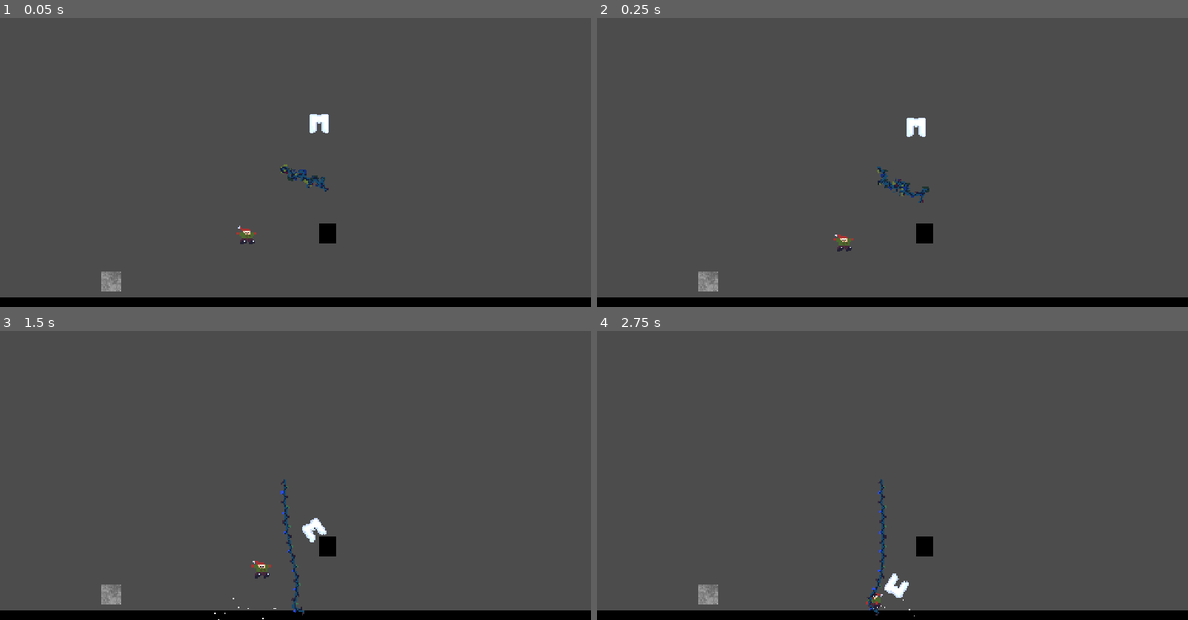
Above: before the commit, frames 1-4 (two rows, left to right).
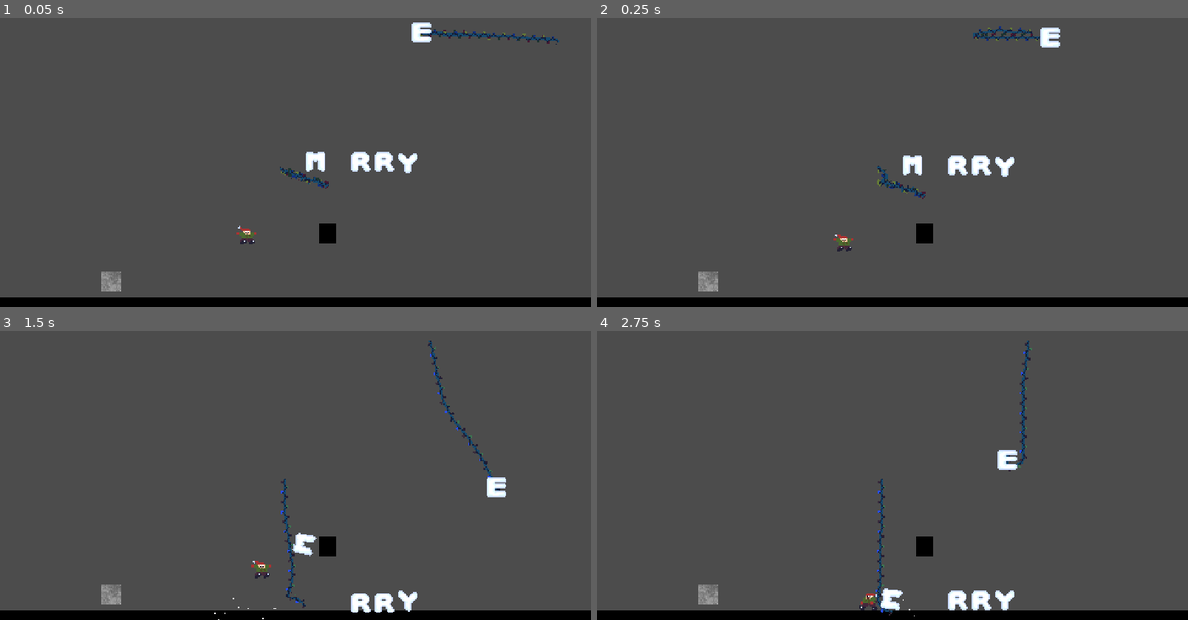
Above: after the commit, the same moments.

Repository: helpvisa/GodotChristmas2022
Game: Godot game, scene res://Scenes/Testing/TestScene.tscn
Same seed, same stepped clock (60 frames per second), same inputs: the game is played once before the commit and once after it. The project has no main scene, so this scene is started directly.
Inputs:
- Up to frame 1 (0.05 s): no input
- Up to frame 2 (0.25 s): no input
- Up to frame 3 (1.5 s): hold Right (move_right) from 0.53 s (still down); tap Space (jump) at 0.77 s
- Up to frame 4 (2.75 s): tap Space (jump) at 1.52 s; release Right (move_right) at 2.03 s; hold Left (move_left) from 2.03 s (still down)

The runs differ from the first frame. In frame 1, 1.6% of the frame differs, in the area x 47-95%, y 1-61%; in frame 2, 1.6%; in frame 3, 1.6%; in frame 4, 1.7%, in the area x 44-74%, y 3-99%.

Commit message:
added ability to hang objects from rope, improved player collision with rigidbodies

Diff:
--- /dev/null
+++ b/Scenes/Letters/E.tscn
@@ -0,0 +1,37 @@
+[gd_scene load_steps=5 format=2]
+
+[ext_resource path="res://Sprites/Lettering/Letters.png" type="Texture" id=1]
+
+[sub_resource type="RectangleShape2D" id=9]
+extents = Vector2( 3.5, 8 )
+
+[sub_resource type="RectangleShape2D" id=10]
+extents = Vector2( 4.5, 2 )
+
+[sub_resource type="RectangleShape2D" id=11]
+extents = Vector2( 4.5, 2.5 )
+
+[node name="E" type="RigidBody2D"]
+
+[node name="Sprite" type="Sprite" parent="."]
+texture = ExtResource( 1 )
+hframes = 2
+vframes = 2
+frame = 1
+region_rect = Rect2( 0, 0, 16, 16 )
+
+[node name="CollisionShape2D2" type="CollisionShape2D" parent="."]
+position = Vector2( -4.5, 0 )
+shape = SubResource( 9 )
+
+[node name="CollisionShape2D" type="CollisionShape2D" parent="."]
+position = Vector2( 3.5, -6 )
+shape = SubResource( 10 )
+
+[node name="CollisionShape2D3" type="CollisionShape2D" parent="."]
+position = Vector2( 3.5, -1 )
+shape = SubResource( 10 )
+
+[node name="CollisionShape2D4" type="CollisionShape2D" parent="."]
+position = Vector2( 3.5, 5.5 )
+shape = SubResource( 11 )
--- /dev/null
+++ b/Scenes/Letters/M.tscn
@@ -0,0 +1,29 @@
+[gd_scene load_steps=4 format=2]
+
+[ext_resource path="res://Sprites/Lettering/Letters.png" type="Texture" id=1]
+
+[sub_resource type="RectangleShape2D" id=9]
+extents = Vector2( 3, 8 )
+
+[sub_resource type="RectangleShape2D" id=10]
+extents = Vector2( 2, 3.5 )
+
+[node name="M" type="RigidBody2D"]
+
+[node name="Sprite" type="Sprite" parent="."]
+texture = ExtResource( 1 )
+hframes = 2
+vframes = 2
+region_rect = Rect2( 0, 0, 16, 16 )
+
+[node name="CollisionShape2D2" type="CollisionShape2D" parent="."]
+position = Vector2( -5, 0 )
+shape = SubResource( 9 )
+
+[node name="CollisionShape2D3" type="CollisionShape2D" parent="."]
+position = Vector2( 5, 0 )
+shape = SubResource( 9 )
+
+[node name="CollisionShape2D" type="CollisionShape2D" parent="."]
+position = Vector2( 0, -3.5 )
+shape = SubResource( 10 )
--- /dev/null
+++ b/Scenes/Letters/R.tscn
@@ -0,0 +1,33 @@
+[gd_scene load_steps=5 format=2]
+
+[ext_resource path="res://Sprites/Lettering/Letters.png" type="Texture" id=1]
+
+[sub_resource type="RectangleShape2D" id=9]
+extents = Vector2( 3.5, 8 )
+
+[sub_resource type="CircleShape2D" id=10]
+radius = 6.0
+
+[sub_resource type="RectangleShape2D" id=11]
+extents = Vector2( 3.5, 3 )
+
+[node name="R" type="RigidBody2D"]
+
+[node name="Sprite" type="Sprite" parent="."]
+texture = ExtResource( 1 )
+hframes = 2
+vframes = 2
+frame = 2
+region_rect = Rect2( 0, 0, 16, 16 )
+
+[node name="CollisionShape2D2" type="CollisionShape2D" parent="."]
+position = Vector2( -4.5, 0 )
+shape = SubResource( 9 )
+
+[node name="CollisionShape2D" type="CollisionShape2D" parent="."]
+position = Vector2( 1, -2 )
+shape = SubResource( 10 )
+
+[node name="CollisionShape2D3" type="CollisionShape2D" parent="."]
+position = Vector2( 4.5, 5 )
+shape = SubResource( 11 )
--- /dev/null
+++ b/Scenes/Letters/Y.tscn
@@ -0,0 +1,33 @@
+[gd_scene load_steps=5 format=2]
+
+[ext_resource path="res://Sprites/Lettering/Letters.png" type="Texture" id=1]
+
+[sub_resource type="RectangleShape2D" id=9]
+extents = Vector2( 3, 6 )
+
+[sub_resource type="CircleShape2D" id=10]
+radius = 4.52769
+
+[sub_resource type="CircleShape2D" id=11]
+radius = 4.52769
+
+[node name="Y" type="RigidBody2D"]
+
+[node name="Sprite" type="Sprite" parent="."]
+texture = ExtResource( 1 )
+hframes = 2
+vframes = 2
+frame = 3
+region_rect = Rect2( 0, 0, 16, 16 )
+
+[node name="CollisionShape2D2" type="CollisionShape2D" parent="."]
+position = Vector2( 0, 2 )
+shape = SubResource( 9 )
+
+[node name="CollisionShape2D" type="CollisionShape2D" parent="."]
+position = Vector2( -4.5, -3.5 )
+shape = SubResource( 10 )
+
+[node name="CollisionShape2D3" type="CollisionShape2D" parent="."]
+position = Vector2( 4.5, -3.5 )
+shape = SubResource( 11 )
--- a/Scenes/Testing/TestScene.tscn
+++ b/Scenes/Testing/TestScene.tscn
@@ -1,9 +1,12 @@
-[gd_scene load_steps=14 format=2]
+[gd_scene load_steps=15 format=2]
 
 [ext_resource path="res://Scenes/Player/Player.tscn" type="PackedScene" id=1]
 [ext_resource path="res://Scripts/Triggers/MultipurposeTrigger.gd" type="Script" id=2]
 [ext_resource path="res://Scenes/Decoration/Lights_Rope.tscn" type="PackedScene" id=3]
-[ext_resource path="res://Sprites/Lettering/Letters.png" type="Texture" id=4]
+[ext_resource path="res://Scenes/Letters/Y.tscn" type="PackedScene" id=4]
+[ext_resource path="res://Scenes/Letters/R.tscn" type="PackedScene" id=5]
+[ext_resource path="res://Scenes/Letters/M.tscn" type="PackedScene" id=6]
+[ext_resource path="res://Scenes/Letters/E.tscn" type="PackedScene" id=7]
 
 [sub_resource type="RectangleShape2D" id=1]
 
@@ -26,12 +29,6 @@
 width = 16
 height = 16
 noise = SubResource( 7 )
-
-[sub_resource type="RectangleShape2D" id=9]
-extents = Vector2( 3, 8 )
-
-[sub_resource type="RectangleShape2D" id=10]
-extents = Vector2( 2, 3.5 )
 
 [node name="TestScene" type="Node2D"]
 
@@ -71,7 +68,7 @@
 collision_layer = 0
 collision_mask = 32768
 script = ExtResource( 2 )
-toAffect = [ NodePath("../../Ropes/Rope") ]
+toAffect = [ NodePath("../../Ropes/Rope"), NodePath("../../Text/Rope") ]
 
 [node name="CollisionShape2D" type="CollisionShape2D" parent="Triggers/Area2D"]
 shape = SubResource( 6 )
@@ -85,25 +82,24 @@
 position = Vector2( 231, 159 )
 
 [node name="Text" type="Node2D" parent="."]
+position = Vector2( 79, 26 )
 
-[node name="M" type="RigidBody2D" parent="Text"]
-position = Vector2( 259, 121 )
-contacts_reported = 3
-contact_monitor = true
+[node name="Rope" parent="Text" instance=ExtResource( 3 )]
+position = Vector2( 271, 21 )
+objectToHang = NodePath("../M2")
+offsetDirection = Vector2( 2, 0.1 )
 
-[node name="Sprite" type="Sprite" parent="Text/M"]
-texture = ExtResource( 4 )
-region_enabled = true
-region_rect = Rect2( 0, 0, 16, 16 )
+[node name="M2" parent="Text" instance=ExtResource( 7 )]
+position = Vector2( 197, 43 )
 
-[node name="CollisionShape2D2" type="CollisionShape2D" parent="Text/M"]
-position = Vector2( -5, 0 )
-shape = SubResource( 9 )
+[node name="M" parent="Text" instance=ExtResource( 6 )]
+position = Vector2( 177, 126 )
 
-[node name="CollisionShape2D3" type="CollisionShape2D" parent="Text/M"]
-position = Vector2( 5, 0 )
-shape = SubResource( 9 )
+[node name="M3" parent="Text" instance=ExtResource( 5 )]
+position = Vector2( 214, 126 )
 
-[node name="CollisionShape2D" type="CollisionShape2D" parent="Text/M"]
-position = Vector2( 0, -3.5 )
-shape = SubResource( 10 )
+[node name="M4" parent="Text" instance=ExtResource( 5 )]
+position = Vector2( 233, 126 )
+
+[node name="M5" parent="Text" instance=ExtResource( 4 )]
+position = Vector2( 252, 127 )
--- a/Scripts/Input/Player/PlayerController_2D.gd
+++ b/Scripts/Input/Player/PlayerController_2D.gd
@@ -71,9 +71,9 @@
 		var collision = get_slide_collision(i)
 		var body = collision.get_collider()
 		if (body is RigidBody2D):
-			#if collision.get_remainder().y < 0:
-			print(collision.get_angle())
-			if collision.get_angle() > 1:
+			if currentVelocity.y >= 3 and collision.get_angle() <= 1.55:
+				body.apply_impulse(collision.position - body.global_transform.origin, Vector2.DOWN * weight * gravity)
+			elif currentVelocity.y < 3 and collision.get_angle() > 1.55:
 				body.apply_impulse(collision.position - body.global_transform.origin, Vector2(playerInput.x * 10 + currentVelocity.x, 0))
 
 
--- a/Scripts/Verlet/VerletRope.gd
+++ b/Scripts/Verlet/VerletRope.gd
@@ -4,10 +4,15 @@
 # variable declarations
 export var startFirstPinned = true
 export var startLastPinned = true
+export(NodePath) var targetToFollow = null
+export(NodePath) var objectToHang = null
+var trackTarget = null
+var hangObject = null
 onready var firstPinned = startFirstPinned
 onready var lastPinned = startLastPinned
 export var startingPosition: Vector2 = Vector2(0,0)
 export var offsetDirection: Vector2 = Vector2(0,1)
+var finalPinPosition = Vector2.ZERO
 export var pinnedSlack = 1.8
 export var nodeDistance: float = 16
 
@@ -36,6 +41,17 @@
 # main body
 # on load
 func _ready():
+	# determine correct starting position
+	startingPosition = global_transform.origin
+	if (targetToFollow):
+		trackTarget = get_node(targetToFollow)
+		startingPosition = trackTarget.global_transform.origin
+	# determine correct position for final pin
+	if pinnedSlack == 0:
+		pinnedSlack = 0.01
+	finalPinPosition = startingPosition + (offsetDirection * (nodeDistance * ((nodes.size() - 1) / pinnedSlack)))
+
+
 	# create child nodes
 	for i in totalNodes:
 		var newNode = {"currentPosition": Vector2(), "oldPosition": Vector2(), "collisions": [], "isTouching": false}
@@ -43,6 +59,14 @@
 		newNode.currentPosition += (offsetDirection) * (nodeDistance * i)
 		newNode.oldPosition = newNode.currentPosition
 		nodes.push_back(newNode)
+
+
+	# get hanging object's id
+	if (objectToHang):
+		hangObject = get_node(objectToHang)
+		# set hanging object's initial position
+		hangObject.global_transform.origin = finalPinPosition
+		hangObject.linear_velocity = Vector2.ZERO
 
 	# create line renderer as child
 	lineRenderer = Line2D.new()
@@ -58,12 +82,18 @@
 	lineRenderer.set_joint_mode(2)
 	for i in nodes.size():
 		lineRenderer.add_point(nodes[i].currentPosition)
+	if (objectToHang):
+		lineRenderer.add_point(hangObject.global_transform.origin)
 	add_child(lineRenderer)
+	lineRenderer.global_transform.origin = Vector2.ZERO
+
 
 
 # physics loop
 func _physics_process(delta):
 	ticks += 1
+	if (targetToFollow):
+		startingPosition = trackTarget.global_transform.origin
 	simulate(delta)
 	snapshot_collisions()
 	for i in iterations:
@@ -83,6 +113,7 @@
 		startLastPinned = false
 
 
+
 ##################
 # custom functions
 # simulate verlet integration
@@ -104,13 +135,6 @@
 		var node1 = nodes[i]
 		var node2 = nodes[i + 1]
 
-		if i == 0 and firstPinned:
-			node1.currentPosition = startingPosition
-		elif i + 1 == nodes.size() - 1 and lastPinned:
-			if pinnedSlack == 0:
-				pinnedSlack = 0.01
-			node2.currentPosition = startingPosition + (offsetDirection * (nodeDistance * (nodes.size() / pinnedSlack)))
-
 		# get current distance between the two nodes
 		var diffX = node1.currentPosition.x - node2.currentPosition.x
 		var diffY = node1.currentPosition.y - node2.currentPosition.y
@@ -125,6 +149,24 @@
 
 		node1.currentPosition += translation
 		node2.currentPosition -= translation
+
+		# pin our first and last nodes where necessary
+		if i == 0 and firstPinned:
+			node1.currentPosition = startingPosition
+		elif i + 1 == nodes.size() - 1:
+			if lastPinned:
+				node2.currentPosition = finalPinPosition
+	if objectToHang:
+		var lastNode = nodes[nodes.size() - 1]
+		var objDifference = 0
+		var objDiffX = lastNode.currentPosition.x - hangObject.global_transform.origin.x
+		var objDiffY = lastNode.currentPosition.y - hangObject.global_transform.origin.y
+		var distanceToObject = lastNode.currentPosition.distance_to(hangObject.global_transform.origin)
+		if distanceToObject > 0:
+			objDifference = (nodeDistance - distanceToObject) / distanceToObject
+		var objTranslation = Vector2(objDiffX, objDiffY) * (0.5 * objDifference)
+		lastNode.currentPosition += objTranslation
+		hangObject.apply_central_impulse(-objTranslation)
 
 
 # func to snapshot nearby collisions for rope
@@ -141,7 +183,7 @@
 
 		# create a temp transform for intersection test
 		var newTransform = Transform2D()
-		newTransform.origin = global_transform.origin + nodes[i].currentPosition # update its position to match node
+		newTransform.origin = nodes[i].currentPosition # update its position to match node
 		query.set_shape(colShape) # set shape for query
 		query.transform = newTransform # set transform to query
 		var collisions = physics.intersect_shape(query) # perform the query and store its results
@@ -166,23 +208,23 @@
 			if body.name == "Player":
 				# skip complex calculation for player
 				nodes[i].currentPosition += body.currentVelocity * forceMultiplier
-			else:
+			elif body != hangObject:
 				# otherwise do regular circle / rect collision
 				var shape = body.find_node("CollisionShape*").get_shape()
 				if shape is CircleShape2D:
 					var radius = shape.get_radius()
-					var distance = body.global_transform.origin.distance_to(global_transform.origin + nodes[i].currentPosition)
+					var distance = body.global_transform.origin.distance_to(nodes[i].currentPosition)
 
 					if distance - radius <= 0:
 						# push point outside circle
-						var dir = (global_transform.origin + nodes[i].currentPosition) - body.global_transform.origin
+						var dir = nodes[i].currentPosition - body.global_transform.origin
 						dir = dir.normalized()
 						var hitPos = body.global_transform.origin + dir * radius
 						nodes[i].currentPosition = hitPos - global_transform.origin
 						nodes[i].isTouching = true
 				elif shape is RectangleShape2D:
 					# get nodes position in local space of collider's transform
-					var localPoint = body.to_local(global_transform.origin + nodes[i].currentPosition)
+					var localPoint = body.to_local(nodes[i].currentPosition)
 					# get its extents and scale
 					var half = shape.get_extents()
 					var scalar = body.transform.get_scale()
@@ -205,13 +247,15 @@
 							localPoint.y = half.y * sy
 
 						var hitPos = body.to_global(localPoint)
-						nodes[i].currentPosition = hitPos - global_transform.origin
+						nodes[i].currentPosition = hitPos
 						nodes[i].isTouching = true
 
 # graphically update line
 func update_line():
 	for i in nodes.size():
 		lineRenderer.set_point_position(i, nodes[i].currentPosition)
+	if (objectToHang):
+		lineRenderer.set_point_position(nodes.size(), hangObject.global_transform.origin)
 
 	if animateTexture and ticks % animTick == 0:
 		animIndex += 1
